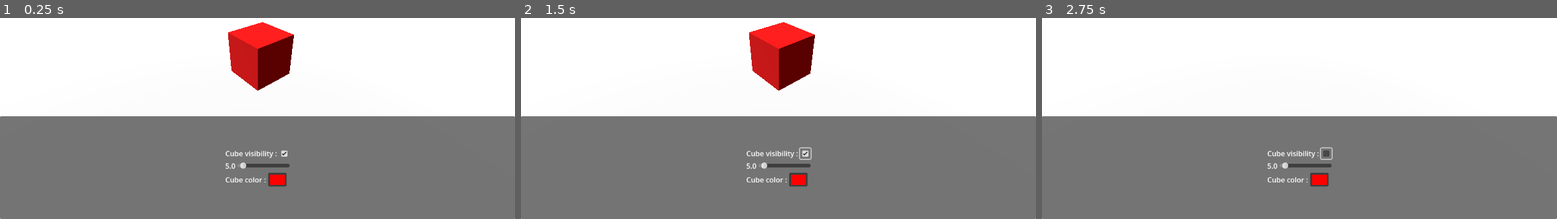
Above: before the commit, frames 1-3 (left to right).
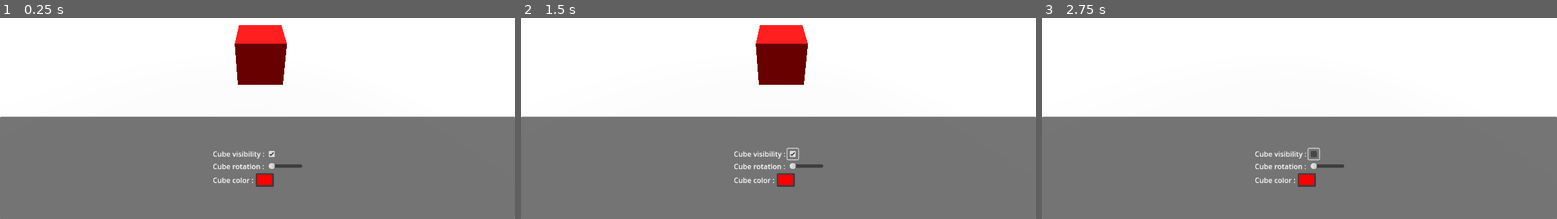
Above: after the commit, the same moments.

Repository: joranmarcy/Godot-MEDS-Sample
Game: Godot game, scene res://samples/main.tscn
The game is run twice, just before and just after one commit, with the same random seed, the same clock (stepped at 60 frames per second) and the same inputs.
Inputs (mouse positions are in pixels of both pictures, inside the frame that each line leads up to; where the layout moved, square brackets give the same spot in the first picture):
- Up to frame 1 (0.25 s): no input
- Up to frame 2 (1.5 s): click (793, 154) [804, 152] at 0.5 s; click (793, 154) [804, 152] at 1.25 s
- Up to frame 3 (2.75 s): click (1314, 154) [1325, 152] at 2 s

The runs differ from the first frame. In frame 1, 3.0% of the frame differs, in the area x 0-100%, y 1-100%; in frame 2, 3.1%; in frame 3, 1.5%.

Commit message:
feat: add menu UI with controls for cube visibility, rotation, and color feat: implement cube resources for visibility, rotation, and color variables feat: bind float variable to cube rotation

Diff:
--- a/samples/main.tscn
+++ b/samples/main.tscn
@@ -1,13 +1,7 @@
-[gd_scene load_steps=12 format=3 uid="uid://dhpio07xeiuck"]
+[gd_scene load_steps=6 format=3 uid="uid://dhpio07xeiuck"]
 
-[ext_resource type="Script" uid="uid://dnkkogdmsde86" path="res://scripts/ui/bool-driven-checkbox.gd" id="1_gvi1x"]
-[ext_resource type="Resource" uid="uid://d0f12m7q2anp7" path="res://samples/resources/bool1.tres" id="2_3v2ro"]
-[ext_resource type="Script" uid="uid://bsmw2a24e0op5" path="res://scripts/ui/float-driven-label.gd" id="3_2f2e5"]
-[ext_resource type="Resource" uid="uid://d0lvwpimvdu0f" path="res://samples/resources/float_1.tres" id="4_ybw4m"]
-[ext_resource type="Script" uid="uid://88788hcpf44m" path="res://scripts/ui/float-driven-slider.gd" id="5_l31fa"]
+[ext_resource type="PackedScene" uid="uid://bf7ic1165wq3u" path="res://samples/prefabs/menu.tscn" id="1_fqs1e"]
 [ext_resource type="Environment" uid="uid://dbehk4clt7h0t" path="res://samples/main.tres" id="6_rd6o4"]
-[ext_resource type="Script" uid="uid://iwi7jkmkggbd" path="res://scripts/ui/color-driven-color-picker.gd" id="6_ybw4m"]
-[ext_resource type="Resource" uid="uid://b4iae3nedcib3" path="res://samples/resources/color_1.tres" id="8_2f2e5"]
 [ext_resource type="PackedScene" uid="uid://bx0kscwc5q0uv" path="res://samples/prefabs/cube.tscn" id="9_ybw4m"]
 
 [sub_resource type="PlaneMesh" id="PlaneMesh_lquwl"]
@@ -16,64 +10,7 @@
 
 [node name="Node3D" type="Node3D"]
 
-[node name="CanvasLayer" type="CanvasLayer" parent="."]
-follow_viewport_enabled = true
-
-[node name="PanelContainer" type="PanelContainer" parent="CanvasLayer"]
-anchors_preset = 12
-anchor_top = 1.0
-anchor_right = 1.0
-anchor_bottom = 1.0
-offset_top = -231.0
-grow_horizontal = 2
-grow_vertical = 0
-
-[node name="CenterContainer" type="CenterContainer" parent="CanvasLayer/PanelContainer"]
-layout_mode = 2
-
-[node name="VBoxContainer" type="VBoxContainer" parent="CanvasLayer/PanelContainer/CenterContainer"]
-layout_mode = 2
-
-[node name="HBoxContainer" type="HBoxContainer" parent="CanvasLayer/PanelContainer/CenterContainer/VBoxContainer"]
-layout_mode = 2
-
-[node name="Label" type="Label" parent="CanvasLayer/PanelContainer/CenterContainer/VBoxContainer/HBoxContainer"]
-layout_mode = 2
-text = "Cube visibility :"
-
-[node name="CheckBox" type="CheckBox" parent="CanvasLayer/PanelContainer/CenterContainer/VBoxContainer/HBoxContainer"]
-layout_mode = 2
-script = ExtResource("1_gvi1x")
-bool_var = ExtResource("2_3v2ro")
-
-[node name="HBoxContainer2" type="HBoxContainer" parent="CanvasLayer/PanelContainer/CenterContainer/VBoxContainer"]
-layout_mode = 2
-
-[node name="Label" type="Label" parent="CanvasLayer/PanelContainer/CenterContainer/VBoxContainer/HBoxContainer2"]
-layout_mode = 2
-text = "0.0"
-script = ExtResource("3_2f2e5")
-float_variable = ExtResource("4_ybw4m")
-
-[node name="HSlider" type="HSlider" parent="CanvasLayer/PanelContainer/CenterContainer/VBoxContainer/HBoxContainer2"]
-layout_mode = 2
-size_flags_horizontal = 3
-size_flags_vertical = 1
-script = ExtResource("5_l31fa")
-float_variable = ExtResource("4_ybw4m")
-
-[node name="HBoxContainer3" type="HBoxContainer" parent="CanvasLayer/PanelContainer/CenterContainer/VBoxContainer"]
-layout_mode = 2
-
-[node name="Label" type="Label" parent="CanvasLayer/PanelContainer/CenterContainer/VBoxContainer/HBoxContainer3"]
-layout_mode = 2
-text = "Cube color :"
-
-[node name="ColorPickerButton" type="ColorPickerButton" parent="CanvasLayer/PanelContainer/CenterContainer/VBoxContainer/HBoxContainer3"]
-layout_mode = 2
-text = "Test"
-script = ExtResource("6_ybw4m")
-color_variable = ExtResource("8_2f2e5")
+[node name="Menu" parent="." instance=ExtResource("1_fqs1e")]
 
 [node name="Camera3D" type="Camera3D" parent="."]
 transform = Transform3D(1, 0, 0, 0, 0.8158955, 0.5781995, 0, -0.5781995, 0.8158955, 0.026003808, 2.6041217, 3.7880569)
--- a/samples/prefabs/cube.tscn
+++ b/samples/prefabs/cube.tscn
@@ -1,10 +1,12 @@
-[gd_scene load_steps=7 format=3 uid="uid://bx0kscwc5q0uv"]
+[gd_scene load_steps=9 format=3 uid="uid://bx0kscwc5q0uv"]
 
 [ext_resource type="Material" uid="uid://csvib37rqkiw8" path="res://samples/materials/cube-material.tres" id="1_5f4ln"]
 [ext_resource type="Script" uid="uid://cxtu81d4deqfi" path="res://samples/scripts/bind-color-var-to-mat-albedo.gd" id="2_eorvf"]
-[ext_resource type="Resource" uid="uid://b4iae3nedcib3" path="res://samples/resources/color_1.tres" id="3_8aot7"]
+[ext_resource type="Resource" uid="uid://b4iae3nedcib3" path="res://samples/resources/cube-color.tres" id="3_8aot7"]
 [ext_resource type="Script" uid="uid://bq1yerw3xhjgh" path="res://samples/scripts/bind-bool-var-to-visibility.gd" id="4_eorvf"]
-[ext_resource type="Resource" uid="uid://d0f12m7q2anp7" path="res://samples/resources/bool1.tres" id="5_8aot7"]
+[ext_resource type="Resource" uid="uid://d0f12m7q2anp7" path="res://samples/resources/cube-visibility.tres" id="5_8aot7"]
+[ext_resource type="Script" uid="uid://lrdfsmroovyt" path="res://samples/scripts/bind-float-var-to-rotation.gd" id="6_107wp"]
+[ext_resource type="Resource" uid="uid://d0lvwpimvdu0f" path="res://samples/resources/cube-rotation.tres" id="7_sn32g"]
 
 [sub_resource type="BoxMesh" id="BoxMesh_lquwl"]
 
@@ -22,3 +24,8 @@
 script = ExtResource("4_eorvf")
 bool_variable = ExtResource("5_8aot7")
 target_node = NodePath("..")
+
+[node name="Rotation" type="Node3D" parent="." node_paths=PackedStringArray("target_node")]
+script = ExtResource("6_107wp")
+float_variable = ExtResource("7_sn32g")
+target_node = NodePath("..")
--- /dev/null
+++ b/samples/prefabs/menu.tscn
@@ -0,0 +1,68 @@
+[gd_scene load_steps=7 format=3 uid="uid://bf7ic1165wq3u"]
+
+[ext_resource type="Script" uid="uid://dnkkogdmsde86" path="res://scripts/ui/bool-driven-checkbox.gd" id="1_qp0mf"]
+[ext_resource type="Resource" uid="uid://d0f12m7q2anp7" path="res://samples/resources/cube-visibility.tres" id="2_3e2kd"]
+[ext_resource type="Resource" uid="uid://d0lvwpimvdu0f" path="res://samples/resources/cube-rotation.tres" id="4_8o0cq"]
+[ext_resource type="Script" uid="uid://88788hcpf44m" path="res://scripts/ui/float-driven-slider.gd" id="5_6nml3"]
+[ext_resource type="Script" uid="uid://iwi7jkmkggbd" path="res://scripts/ui/color-driven-color-picker.gd" id="6_twerf"]
+[ext_resource type="Resource" uid="uid://b4iae3nedcib3" path="res://samples/resources/cube-color.tres" id="7_43bnt"]
+
+[node name="Menu" type="CanvasLayer"]
+follow_viewport_enabled = true
+
+[node name="PanelContainer" type="PanelContainer" parent="."]
+anchors_preset = 12
+anchor_top = 1.0
+anchor_right = 1.0
+anchor_bottom = 1.0
+offset_top = -230.0
+offset_bottom = 1.0
+grow_horizontal = 2
+grow_vertical = 0
+
+[node name="CenterContainer" type="CenterContainer" parent="PanelContainer"]
+layout_mode = 2
+
+[node name="VBoxContainer" type="VBoxContainer" parent="PanelContainer/CenterContainer"]
+custom_minimum_size = Vector2(200, 0)
+layout_mode = 2
+
+[node name="HBoxContainer" type="HBoxContainer" parent="PanelContainer/CenterContainer/VBoxContainer"]
+layout_mode = 2
+
+[node name="Label" type="Label" parent="PanelContainer/CenterContainer/VBoxContainer/HBoxContainer"]
+layout_mode = 2
+text = "Cube visibility :"
+
+[node name="CheckBox" type="CheckBox" parent="PanelContainer/CenterContainer/VBoxContainer/HBoxContainer"]
+layout_mode = 2
+script = ExtResource("1_qp0mf")
+bool_var = ExtResource("2_3e2kd")
+
+[node name="HBoxContainer2" type="HBoxContainer" parent="PanelContainer/CenterContainer/VBoxContainer"]
+layout_mode = 2
+
+[node name="Label" type="Label" parent="PanelContainer/CenterContainer/VBoxContainer/HBoxContainer2"]
+layout_mode = 2
+text = "Cube rotation : "
+
+[node name="HSlider" type="HSlider" parent="PanelContainer/CenterContainer/VBoxContainer/HBoxContainer2"]
+layout_mode = 2
+size_flags_horizontal = 3
+size_flags_vertical = 1
+max_value = 180.0
+script = ExtResource("5_6nml3")
+float_variable = ExtResource("4_8o0cq")
+
+[node name="HBoxContainer3" type="HBoxContainer" parent="PanelContainer/CenterContainer/VBoxContainer"]
+layout_mode = 2
+
+[node name="Label" type="Label" parent="PanelContainer/CenterContainer/VBoxContainer/HBoxContainer3"]
+layout_mode = 2
+text = "Cube color :"
+
+[node name="ColorPickerButton" type="ColorPickerButton" parent="PanelContainer/CenterContainer/VBoxContainer/HBoxContainer3"]
+layout_mode = 2
+text = "Test"
+script = ExtResource("6_twerf")
+color_variable = ExtResource("7_43bnt")
--- a/samples/resources/float_1.tres
+++ b/samples/resources/cube-rotation.tres
@@ -1,8 +1,7 @@
 [gd_resource type="Resource" script_class="FloatVariable" load_steps=2 format=3 uid="uid://d0lvwpimvdu0f"]
 
-[ext_resource type="Script" uid="uid://drhmoaiie1iuk" path="res://scripts/resources/float-variable.gd" id="1_c5k1q"]
+[ext_resource type="Script" uid="uid://drhmoaiie1iuk" path="res://scripts/variables/float-variable.gd" id="1_c5k1q"]
 
 [resource]
 script = ExtResource("1_c5k1q")
-initial_value = 5.0
 metadata/_custom_type_script = "uid://drhmoaiie1iuk"
--- /dev/null
+++ b/samples/scripts/bind-float-var-to-rotation.gd
@@ -0,0 +1,11 @@
+extends Node
+
+@export var float_variable: FloatVariable
+@export var target_node: Node3D
+
+func _ready():
+	target_node.rotation_degrees.y = float_variable.value
+	float_variable.value_changed.connect(_on_float_variable_changed)
+
+func _on_float_variable_changed(new_value: float) -> void:
+	target_node.rotation_degrees.y = new_value
Renamed: samples/resources/color_1.tres -> samples/resources/cube-color.tres
Renamed: samples/resources/string_1.tres -> samples/resources/cube-name.tres
Renamed: samples/resources/vector3_1.tres -> samples/resources/cube-position.tres
Renamed: samples/resources/bool1.tres -> samples/resources/cube-visibility.tres
Not shown, added: samples/scripts/bind-float-var-to-rotation.gd.uid
